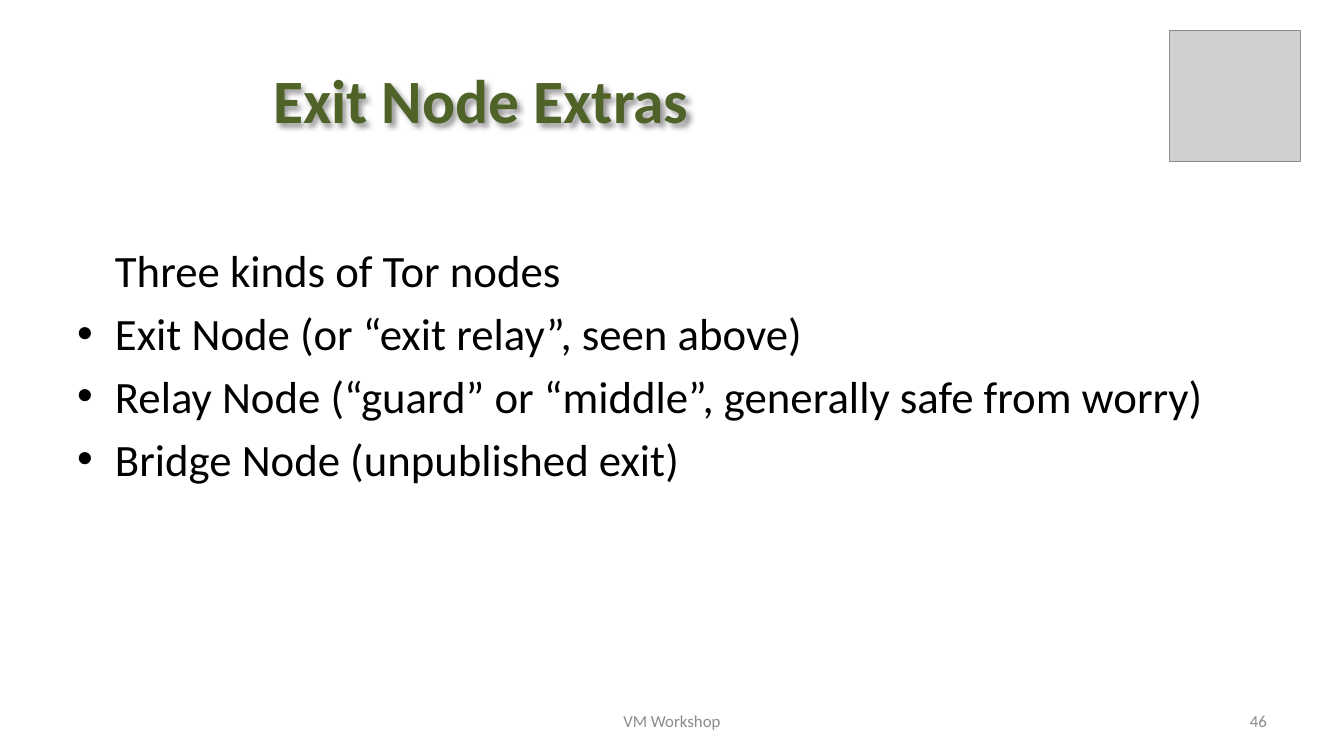
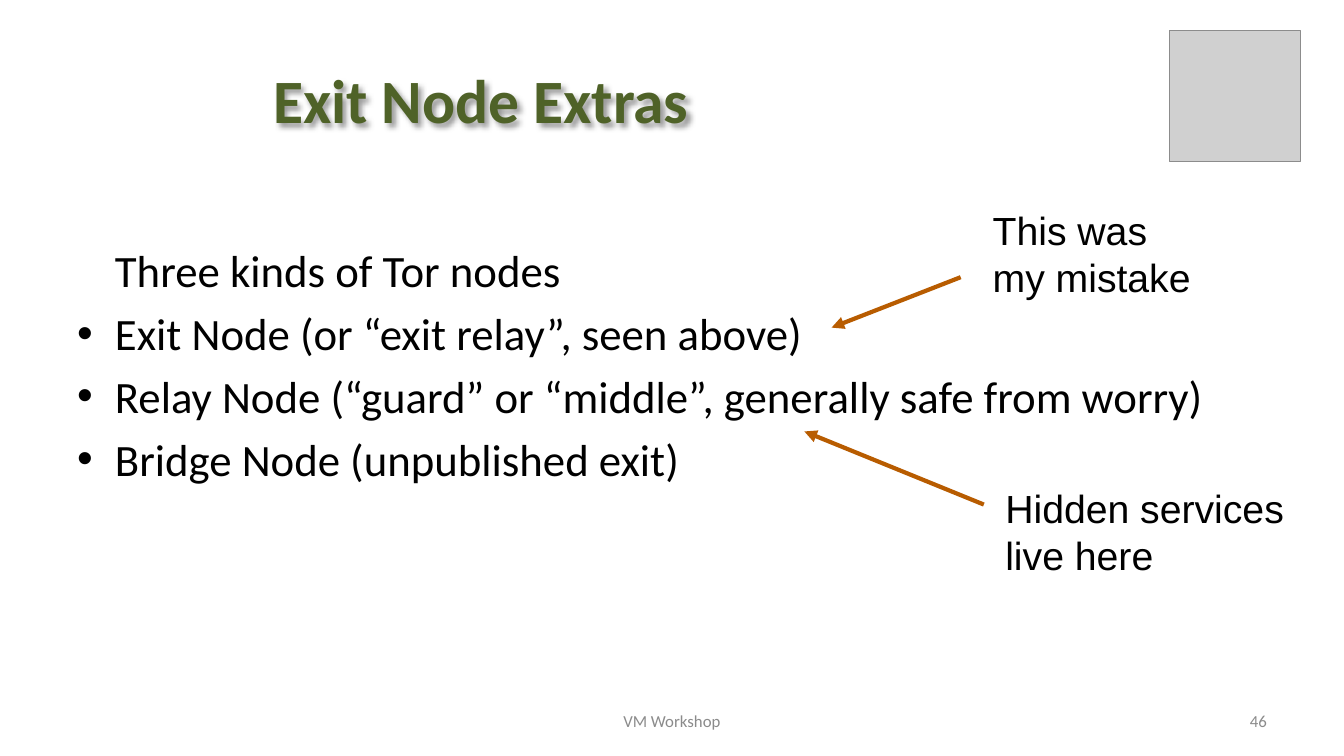
Before and after one commit to trothr/vmworkshop, a slide deck: slide 46 of 2023/presentations/torforzvm.pptx. Drawn at 1344x756 pixels with LibreOffice and Linux fonts; fonts in the diff are those of the drawing; grey boxes stand for pictures; background and template pictures are left out. Boxes give left, top, right and bottom in pixels: in the first picture for what was removed or moved away, otherwise in the second. Text is boxed around its words. In the diff, an @@ line names an element or a change of style, - is before the commit and + after.

```diff
--- a/2023/presentations/torforzvm.pptx
+++ b/2023/presentations/torforzvm.pptx
@@ text added at <box>993,216,1191,300</box>, 28 pt, text #000000 @@
+This was
+my mistake
@@ arrow added from (961, 277) to (832, 328), #B85C00 3 pt @@
@@ arrow added from (984, 505) to (805, 432), #B85C00 3 pt @@
@@ text added at <box>1005,494,1284,571</box>, 28 pt, text #000000 @@
+Hidden services
+live here
```
Also in this commit, not shown: 12 other slides changed, 3 other files.
